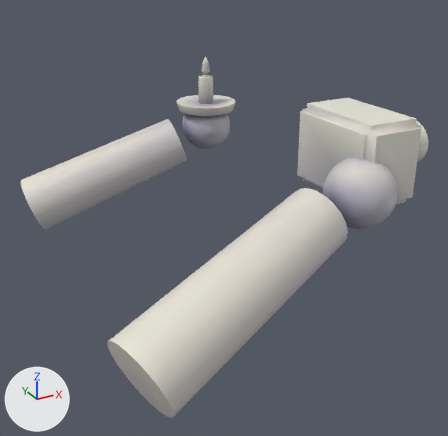
Two versions of the glTF model jyotsna-mahal/models/hands.glb, one commit apart.
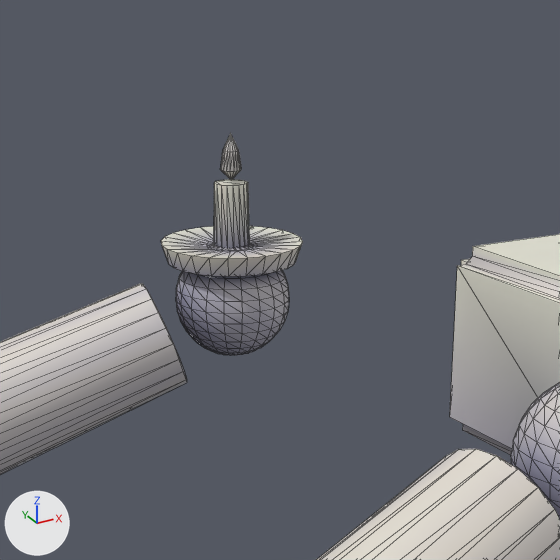
Each version appears first whole from a camera (50 mm lens) standing at (-0.07, -0.774, -0.021) and looking at (0.335, -0.039, -0.389), and next in a close-up on the part from 24% to 77% of the width and 0% to 54% of the height. The lights are fixed; the arrows at lower left show +X, +Y and +Z. The last two pictures show the newer version. The close-ups show mesh edges as thin lines. Where no turn or scale is listed for an object, it has been applied to the vertices. Vertices at exactly the same position are counted once.

In view in the first close-up: 'flame', 'hands'.
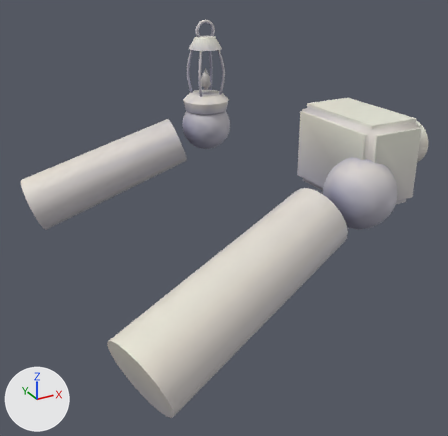
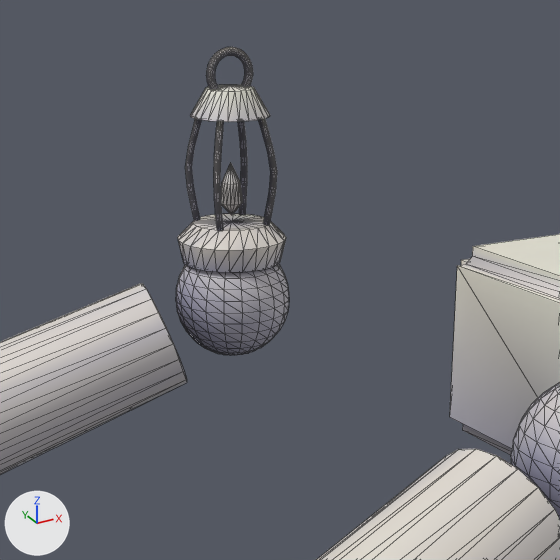
What differs and where, as boxes (x1, y1, x2, y2) in the close-ups (560 x 560 px; the box of a moved part takes in the faces that stretch with it):
'hands', reshaped: before (0, 179, 560, 560); after (0, 47, 560, 560)
'flame', moved: before (220, 133, 241, 180); after (221, 163, 243, 215)
part 1 of me_hands, added: after (206, 47, 253, 89)
part 2 of me_hands, added: after (238, 121, 247, 215)
part 3 of me_hands, added: after (185, 119, 202, 220)
part 4 of me_hands, added: after (214, 121, 224, 231)
part 5 of me_hands, added: after (259, 119, 277, 225)
part 6 of me_hands, added: after (190, 85, 270, 122)
part 7 of me_hands, deleted: before (214, 179, 250, 249)
part 8 of me_hands, moved or reshaped: before (161, 226, 303, 276); after (178, 214, 286, 272)
part 9 of me_hands, recoloured (lighter): before (178, 243, 287, 307); after (178, 264, 287, 307)

The change, as a diff of the scene's bpy script:
```diff
--- a/jyotsna-mahal/models/hands.glb.py
+++ b/jyotsna-mahal/models/hands.glb.py
@@ me_hands @@
 # used by ob_hands; location = (0.0, 0.0, 0.0)
-me_hands.from_pydata(...)  # 890 vertices, 1748 faces; spans x 0.08..0.56, y -0.339..0.348, z -0.497..-0.215
+me_hands.from_pydata(...)  # 1816 vertices, 3584 faces; spans x 0.08..0.56, y -0.339..0.348, z -0.497..-0.141
+# me_hands part 1: a new loose piece, a torus around y (ring radius 0.016, tube radius 0.003) spanning x 0.431..0.469, y 0.237..0.243, z -0.179..-0.141, in mat_trim
+# me_hands part 2: a new loose piece of 84 vertices spanning x 0.465..0.476, y 0.255..0.266, z -0.271..-0.189, in mat_trim
+# me_hands part 3: a new loose piece of 84 vertices spanning x 0.424..0.435, y 0.255..0.266, z -0.271..-0.189, in mat_trim
+# me_hands part 4: a new loose piece of 84 vertices spanning x 0.424..0.435, y 0.214..0.225, z -0.271..-0.189, in mat_trim
+# me_hands part 5: a new loose piece of 84 vertices spanning x 0.465..0.476, y 0.214..0.225, z -0.271..-0.189, in mat_trim
+# me_hands part 6: a new loose piece of 50 vertices spanning x 0.42..0.48, y 0.21..0.27, z -0.19..-0.168, in mat_trim
+# me_hands part 7: the loose piece of 36 vertices spanning x 0.436..0.464, y 0.226..0.254, z -0.29..-0.24 is deleted
+# me_hands part 8
+# 73 vertices are removed from x 0.395..0.505, y 0.185..0.295, z -0.3..-0.285
+# 144 faces are deleted
+# 73 vertices are added at x 0.408..0.492, y 0.198..0.282, z -0.3..-0.27
+# 144 new faces join them, mat_trim
+# me_hands part 9: 1233 kept faces spanning x 0.08..0.56, y -0.339..0.348, z -0.474..-0.215 get new vertex colours; the middle colour goes from light grey #bdbbcb to light grey #b7b6c9
 me_hands.materials.append(mat_cloth)
@@ ob_flame @@
 ob_flame = bpy.data.objects.new('flame', me_flame)
-ob_flame.location = (0.45, 0.24, -0.238)
+ob_flame.location = (0.45, 0.24, -0.265)
```
